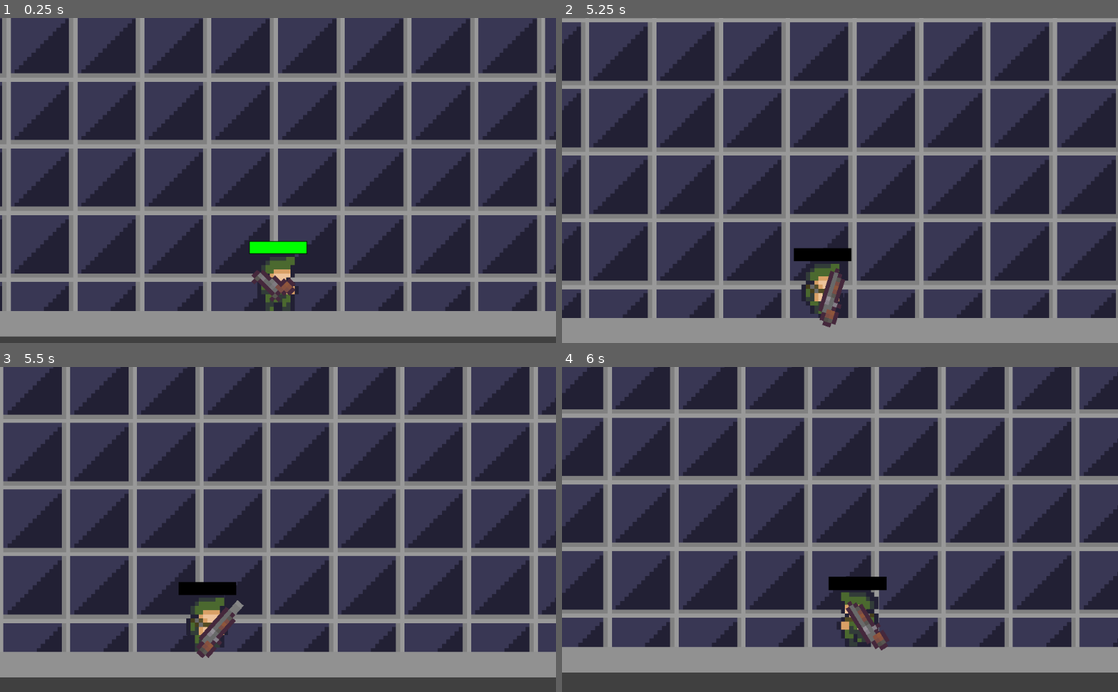
Above: before the commit, frames 1-4 (two rows, left to right).
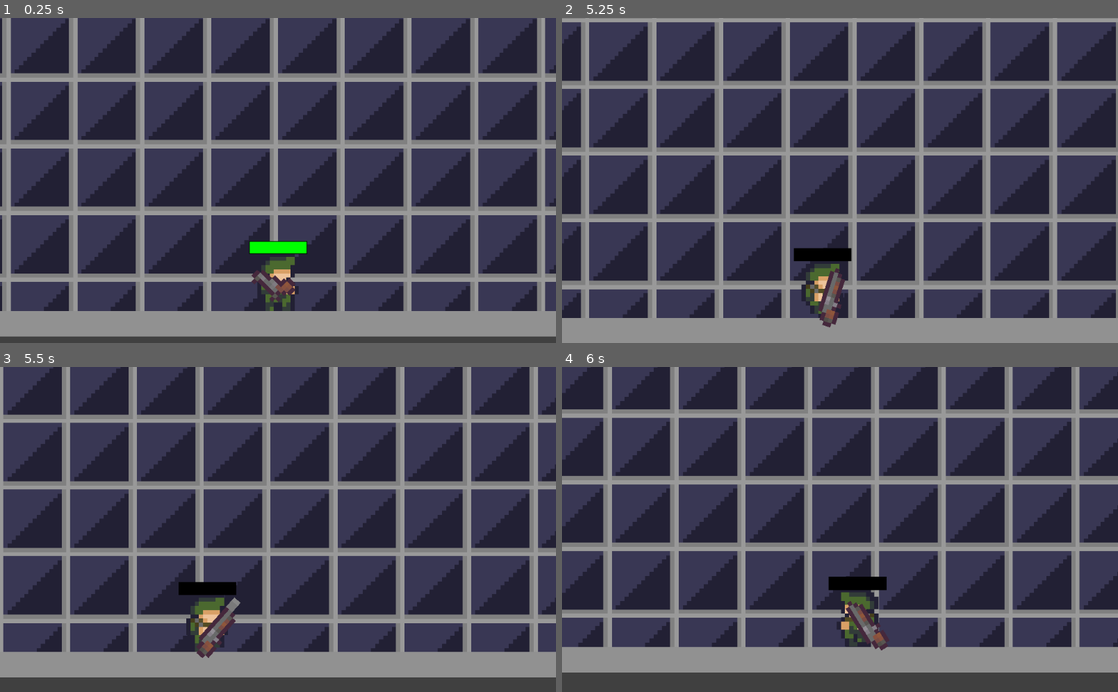
Above: after the commit, the same moments.

Repository: CUBE-The-Final-Shape/Destroying-Horrible
Game: Godot game, scene res://Scenes/Main.tscn
The game is run twice, just before and just after one commit, with the same random seed, the same clock (stepped at 60 frames per second) and the same inputs.
Inputs (mouse positions are in pixels of both pictures, inside the frame that each line leads up to):
- Up to frame 1 (0.25 s): no input
- Up to frame 2 (5.25 s): move the mouse to (962, 164) at 0.52 s; hold Ctrl (crouch) 0.53-1.28 s; hold D (right) 0.53-2.03 s; tap W (up) at 0.77, 1.52, 3.02, 3.77, 4.52 s; move the mouse to (728, 196) at 1.27 s; click (728, 196) at 1.35 s; move the mouse to (895, 109) at 2.02 s; hold A (left) 2.03-2.78 s; hold K (k) 2.03-2.78 s; move the mouse to (812, 245) at 2.77 s; hold D (right) 2.78-4.28 s; tap 1 (weapon_1) at 2.85 s; move the mouse to (1006, 229) at 3.52 s; hold 2 (weapon_2) 3.53-4.28 s; move the mouse to (673, 131) at 4.27 s; hold A (left) 4.28-5.03 s; tap Ctrl (crouch) at 4.35 s; move the mouse to (867, 180) at 5.02 s; press the mouse at (867, 180) at 5.03 s; hold D (right) from 5.03 s (still down)
- Up to frame 3 (5.5 s): keep holding D (right)
- Up to frame 4 (6 s): move the mouse to (756, 448) at 5.77 s; release D (right) at 5.78 s; release the mouse at (756, 448) at 5.78 s; hold A (left) from 5.78 s (still down); tap K (k) at 5.85 s

Frames 1-2 are identical in both runs. In frame 3, less than 0.1% of the frame differs, in the area x 40-44%, y 70-77%; in frame 4, nothing differs.

Commit message:
Bullet point on shotgun ajusted

Diff:
--- a/Scenes/Shotgun.tscn
+++ b/Scenes/Shotgun.tscn
@@ -27,4 +27,4 @@
 animation = "Idle"
 
 [node name="BulletPoint" type="Node2D" parent="."]
-position = Vector2( 6, 0 )
+position = Vector2( 6, -1 )
